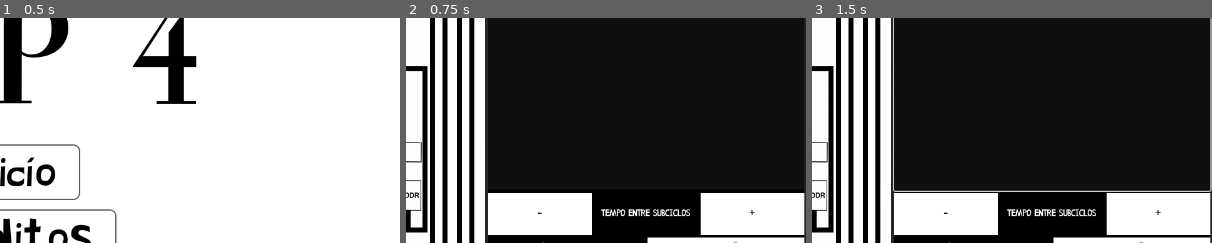
Above: before the commit, frames 1-3 (left to right).
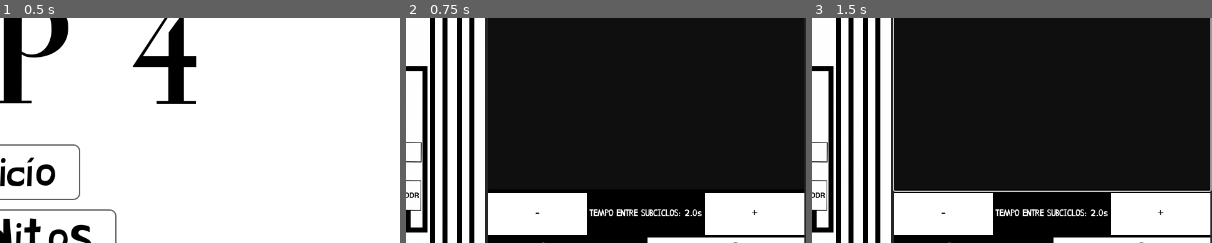
Above: after the commit, the same moments.

Repository: RodriWagner/Projeto-Arquitetura-de-Computadores-Vinod
Game: Godot game, scene res://Cenas/Cenas UI/menu.tscn
The game is run twice, just before and just after one commit, with the same random seed, the same clock (stepped at 60 frames per second) and the same inputs.
Inputs (mouse positions are % of the whole screen's width and height, from its top left):
- Up to frame 1 (0.5 s): no input
- Up to frame 2 (0.75 s): click "Inicío" at 0.5 s
- Up to frame 3 (1.5 s): click (79, 36) at 1.27 s; type "12" at 1.35 s
The pictures show only the part of the screen within x 49-99%, y 24-74%; the shares and areas given below are measured in that part.

Frame 1 is identical in both runs. In frame 2, 1.2% of the frame differs, in the area x 32-88%, y 77-97%; in frame 3, 1.2%.
Error before the commit: Parse Error: Could not find type "MP" in the current scope. (res://Scripts/ScriptsUI/Interface.gd:8)

Commit message:
fix(barramentos e gerenciador): referencia de memoria e checagem null

Diff:
--- a/projeto-vinod/Scripts/ScriptsLogicaInterna/Componentes/barramento.gd
+++ b/projeto-vinod/Scripts/ScriptsLogicaInterna/Componentes/barramento.gd
@@ -6,7 +6,7 @@
 @export_range(1,2) var flag_entrada : int = 1
 
 func _process(_delta: float) -> void:
-	if (flag_entrada == 1):
+	if (destino and origem and flag_entrada == 1):
 		destino.entrada_1 = origem.saida;
-	elif (flag_entrada == 2):
+	elif (destino and origem and flag_entrada == 2):
 		destino.entrada_2 = origem.saida;
--- a/projeto-vinod/Scripts/ScriptsUI/Interface.gd
+++ b/projeto-vinod/Scripts/ScriptsUI/Interface.gd
@@ -5,7 +5,7 @@
 @export var leitor_de_texto : TextEdit;
 
 @export_subgroup("Memoria Principal")
-@export var memoria_principal : MP;
+@export var memoria_principal : MemoriaPrincipal;
 
 @export_subgroup("Gerenciador de Tempo")
 @export var gerenciador : Gerenciador;
Not shown, added: projeto-vinod/Cenas/Cenas de lógica interna/main.tscn871391893.tmp
